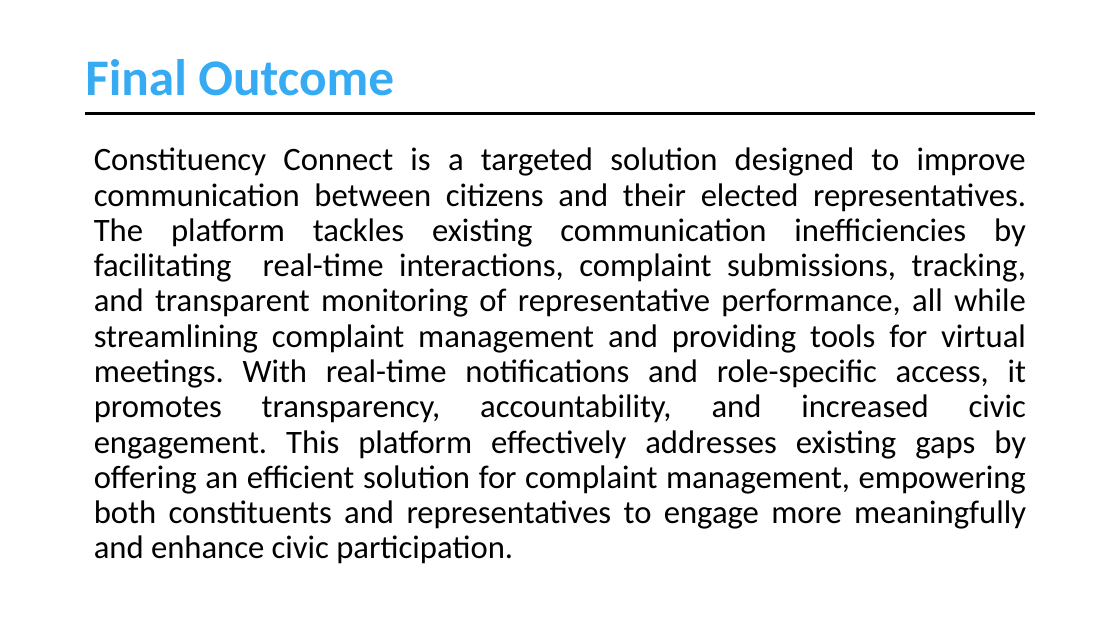
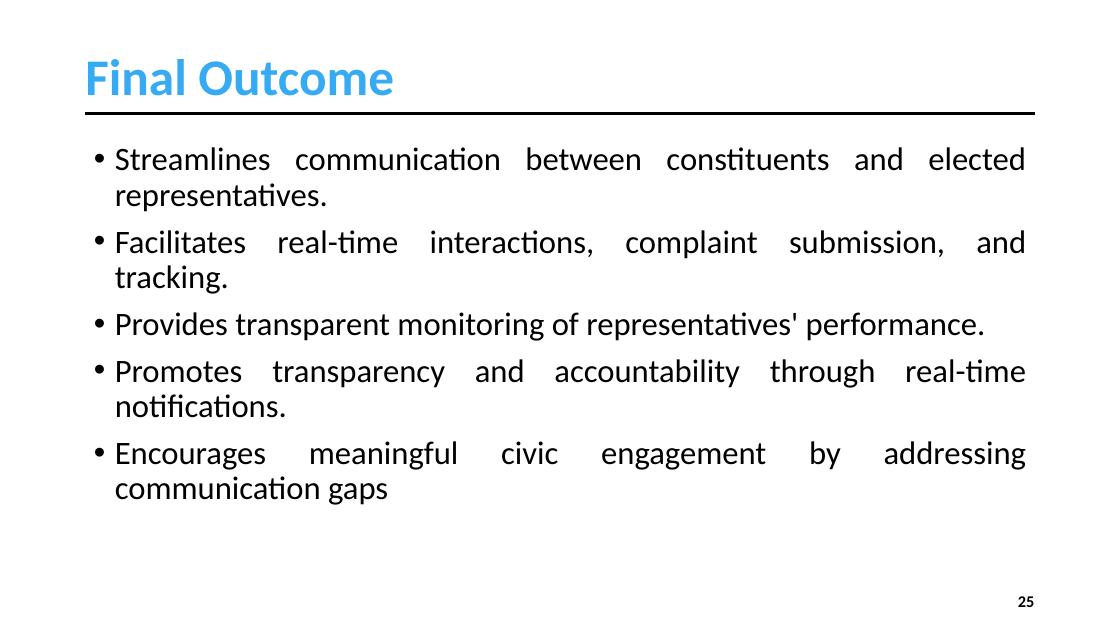
Before and after one commit to muhammadahsanmirza/fyp-constituency-connect, a slide deck: slide 25 of 4 - Idea Evaluation/Idea Evaluation Slides - Working Draft.pptx (slide 30 before the commit). Drawn at 1120x630 pixels with LibreOffice and Linux fonts; fonts in the diff are those of the drawing. Boxes give left, top, right and bottom in pixels: in the first picture for what was removed or moved away, otherwise in the second. Text is boxed around its words. In the diff, an @@ line names an element or a change of style, - is before the commit and + after.

```diff
--- a/4 - Idea Evaluation/Idea Evaluation Slides - Working Draft.pptx
+++ b/4 - Idea Evaluation/Idea Evaluation Slides - Working Draft.pptx
@@ text at [115, 147, 1027, 505]: text changed @@
-Constituency Connect is a targeted solution designed to improve communication between citizens and their elected representatives. The platform tackles existing communication inefficiencies by facilitating real-time interactions, complaint submissions, tracking, and transparent monitoring of representative performance, all while streamlining complaint management and providing tools for virtual meetings. With real-time notifications and role-specific access, it promotes transparency, accountability, and increased civic engagement. This platform effectively addresses existing gaps by offering an efficient solution for complaint management, empowering both constituents and representatives to engage more meaningfully and enhance civic participation.
+• Streamlines communication between constituents and elected representatives.
+• Facilitates real-time interactions, complaint submission, and tracking.
+• Provides transparent monitoring of representatives' performance.
+• Promotes transparency and accountability through real-time notifications.
+• Encourages meaningful civic engagement by addressing communication gaps
@@ page number added at [1018, 596, 1035, 607], 14 pt, text #000000, bold @@
+25
```
Also in this commit, not shown: 22 other slides changed, 4 slides added, 9 slides removed, 13 other files.
